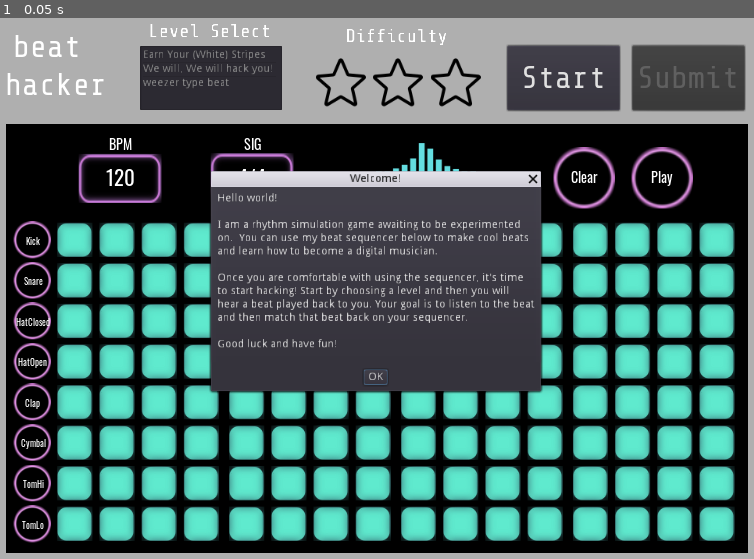
Above: before the commit, frame 1.
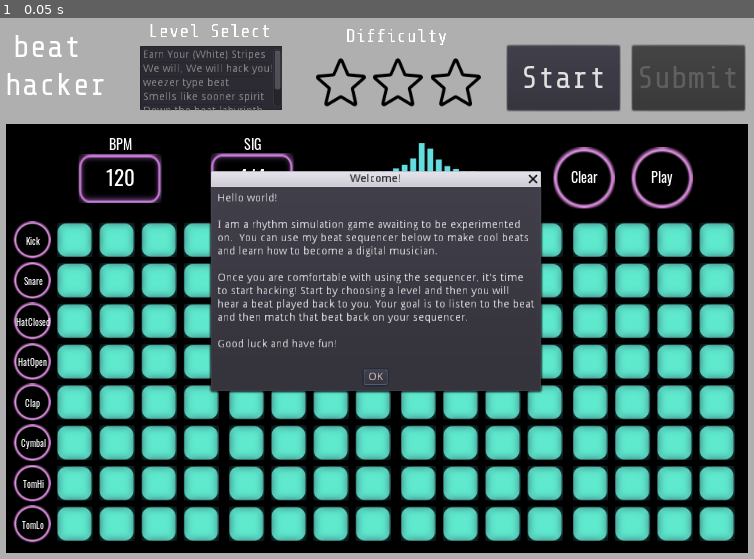
Above: after the commit, the same moment.

Repository: mdructor/beat_hacker
Game: Godot game, scene res://Assets/Scenes/Main.tscn
The game is run twice, just before and just after one commit, with the same random seed, the same clock (stepped at 60 frames per second) and the same inputs.
Inputs:
- Up to frame 1 (0.05 s): no input

The runs differ from the first frame. In frame 1, 0.2% of the frame differs, in the area x 19-38%, y 6-18%.

Commit message:
Added more levels

Diff:
--- a/Assets/Scenes/SampleStreamer.tscn
+++ b/Assets/Scenes/SampleStreamer.tscn
@@ -1,25 +1,25 @@
 [gd_scene load_steps=10 format=2]
 
-[ext_resource path="res://Assets/Sounds/808/808-Snare.wav" type="AudioStream" id=1]
-[ext_resource path="res://Assets/Sounds/808/808-Kick.wav" type="AudioStream" id=2]
-[ext_resource path="res://Assets/Sounds/808/hh.wav" type="AudioStream" id=3]
-[ext_resource path="res://Assets/Sounds/808/open-hh.wav" type="AudioStream" id=4]
-[ext_resource path="res://Assets/Sounds/808/cymbal.wav" type="AudioStream" id=5]
+[ext_resource path="res://Assets/Sounds/rock/kick.wav" type="AudioStream" id=1]
+[ext_resource path="res://Assets/Sounds/rock/closed_hat.wav" type="AudioStream" id=2]
+[ext_resource path="res://Assets/Sounds/rock/floor_tom.wav" type="AudioStream" id=3]
+[ext_resource path="res://Assets/Sounds/rock/open_hat.wav" type="AudioStream" id=4]
+[ext_resource path="res://Assets/Sounds/rock/ride.wav" type="AudioStream" id=5]
 [ext_resource path="res://Assets/Sounds/808/clap.wav" type="AudioStream" id=6]
 [ext_resource path="res://Assets/Sounds/metronome.wav" type="AudioStream" id=7]
-[ext_resource path="res://Assets/Sounds/808/tom1.WAV" type="AudioStream" id=8]
-[ext_resource path="res://Assets/Sounds/808/tom2.wav" type="AudioStream" id=9]
+[ext_resource path="res://Assets/Sounds/rock/snare.wav" type="AudioStream" id=8]
+[ext_resource path="res://Assets/Sounds/rock/high_tom.wav" type="AudioStream" id=9]
 
 [node name="SampleStreamer" type="Node"]
 
 [node name="808-Kick" type="AudioStreamPlayer" parent="."]
-stream = ExtResource( 2 )
+stream = ExtResource( 1 )
 
 [node name="808-Snare" type="AudioStreamPlayer" parent="."]
-stream = ExtResource( 1 )
+stream = ExtResource( 8 )
 
 [node name="808-HatClosed" type="AudioStreamPlayer" parent="."]
-stream = ExtResource( 3 )
+stream = ExtResource( 2 )
 
 [node name="808-HatOpen" type="AudioStreamPlayer" parent="."]
 stream = ExtResource( 4 )
@@ -31,10 +31,10 @@
 stream = ExtResource( 5 )
 
 [node name="808-TomLo" type="AudioStreamPlayer" parent="."]
-stream = ExtResource( 9 )
+stream = ExtResource( 3 )
 
 [node name="808-TomHi" type="AudioStreamPlayer" parent="."]
-stream = ExtResource( 8 )
+stream = ExtResource( 9 )
 
 [node name="Metronome" type="AudioStreamPlayer" parent="."]
 stream = ExtResource( 7 )
--- a/Assets/Scripts/Main.gd
+++ b/Assets/Scripts/Main.gd
@@ -12,7 +12,6 @@
 		_beatData = beatData
 		_bpm = bpm
 
-
 onready var starTex = preload("res://Assets/Images/star.png")
 onready var starFillTex = preload("res://Assets/Images/star_fill.png")
 
@@ -21,8 +20,6 @@
 var _metronomeTick = 0
 var _metronomeTimer = null
 
-
-# Called when the node enters the scene tree for the first time.
 func _ready():
 	get_node("ConfirmationDialog").popup_centered()
 	createLevels()
@@ -42,20 +39,38 @@
 					Vector2(2,11),Vector2(2,12),Vector2(2,13),Vector2(2,14),
 					Vector2(2,15),Vector2(1,2),Vector2(0,4),Vector2(1,6),
 					Vector2(0,8),Vector2(1,10),Vector2(0,12),Vector2(1,14)]
+	var lvl4Data = [Vector2(0,0),Vector2(0,1),Vector2(1,2),Vector2(0,4),
+					Vector2(0,5),Vector2(1,6),Vector2(0,8),Vector2(0,9),
+					Vector2(1,10),Vector2(0,12),Vector2(0,13),Vector2(1,14),
+					Vector2(2,0),Vector2(2,1),Vector2(2,2),Vector2(2,3),Vector2(2,4),
+					Vector2(2,5),Vector2(2,6),Vector2(2,7),Vector2(2,8),
+					Vector2(2,9),Vector2(2,10),Vector2(2,11),Vector2(2,12),
+					Vector2(2,13),Vector2(2,14),Vector2(3,15)]
+	var lvl5Data = [Vector2(0,0),Vector2(2,0),Vector2(1,2),Vector2(2,2),Vector2(0,3),
+					Vector2(2,4),Vector2(0,5),Vector2(1,6),Vector2(2,6),Vector2(2,8),
+					Vector2(0,9),Vector2(1,10),Vector2(2,10),Vector2(0,12),Vector2(2,12),
+					Vector2(1,14),Vector2(2,14)]
+	var lvl6Data = [Vector2(1,0),Vector2(0,1),Vector2(0,2),Vector2(1,3),Vector2(0,4),
+					Vector2(0,5),Vector2(1,6),Vector2(0,7),Vector2(1,8),Vector2(0,9),
+					Vector2(0,10),Vector2(1,11),Vector2(0,12),Vector2(0,13),Vector2(1,14),
+					Vector2(0,15),Vector2(5,0),Vector2(5,1),Vector2(5,2),Vector2(5,3),
+					Vector2(5,4),Vector2(5,5),Vector2(5,6),Vector2(5,7),Vector2(5,8),
+					Vector2(5,9),Vector2(5,10),Vector2(5,11),Vector2(5,12),Vector2(5,13),
+					Vector2(5,14),Vector2(5,15)]
 
 	var lvl1 = Level.new("Earn Your (White) Stripes", 1, lvl1Data, 120)
 	var lvl2 = Level.new("We will, We will hack you!", 1, lvl2Data, 81)
 	var lvl3 = Level.new("weezer type beat", 2, lvl3Data, 115)
+	var lvl4 = Level.new("Smells like sooner spirit", 2, lvl4Data, 116)
+	var lvl5 = Level.new("Down the beat labyrinth", 3, lvl5Data, 181)
+	var lvl6 = Level.new("tfw coldplay = final boss", 3, lvl6Data,130)
 
 	_levels.append(lvl1)
 	_levels.append(lvl2)
 	_levels.append(lvl3)
-
-
-# Called every frame. 'delta' is the elapsed time since the previous frame.
-#func _process(delta):
-#	pass
-
+	_levels.append(lvl4)
+	_levels.append(lvl5)
+	_levels.append(lvl6)
 
 func _on_LevelList_item_selected(index):
 	var starsToFill = _levels[index]._difficulty
--- a/Assets/Scripts/SequenceButton.gd
+++ b/Assets/Scripts/SequenceButton.gd
@@ -7,9 +7,6 @@
 
 var _isChecked = false
 var _isEnabled = true
-
-func _ready():
-	pass
 
 func _on_SequenceButton_pressed():
 	if (_isChecked):
--- a/Assets/Scripts/Sequencer.gd
+++ b/Assets/Scripts/Sequencer.gd
@@ -11,7 +11,6 @@
 var _sampleButtons = []
 var _sequenceButtons = []
 
-# Called when the node enters the scene tree for the first time.
 func _ready():
 	var sampleButton = preload("res://Assets/Scenes/SampleButton.tscn")
 	var sequenceButton = preload("res://Assets/Scenes/SequenceButton.tscn")
@@ -33,7 +32,7 @@
 			if (j+1)%4 == 0:
 				x += 4.0
 			x += 54
-		y += 52# Replace with function body.
+		y += 52
 
 	initialize_sample_buttons()
 
